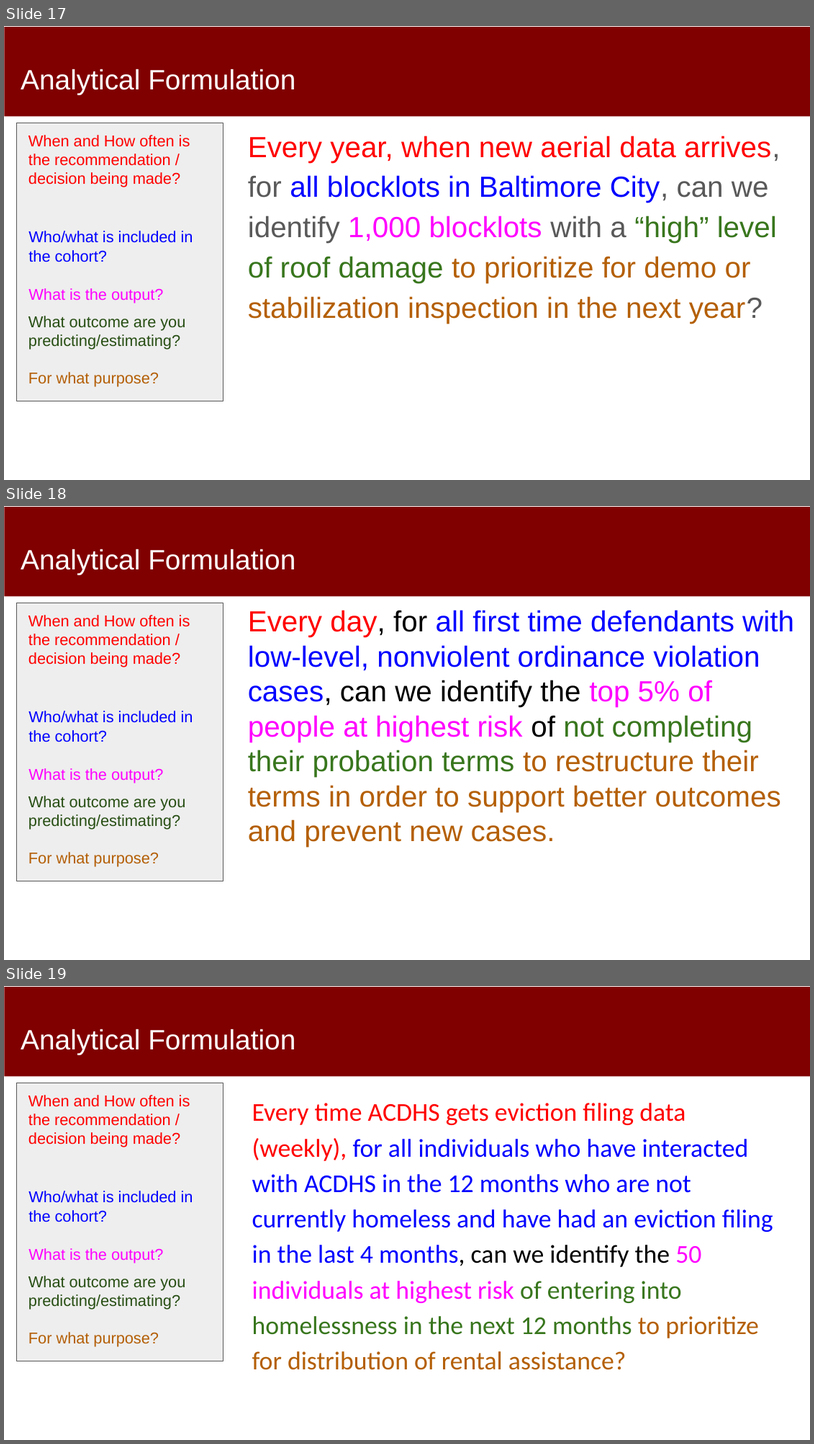
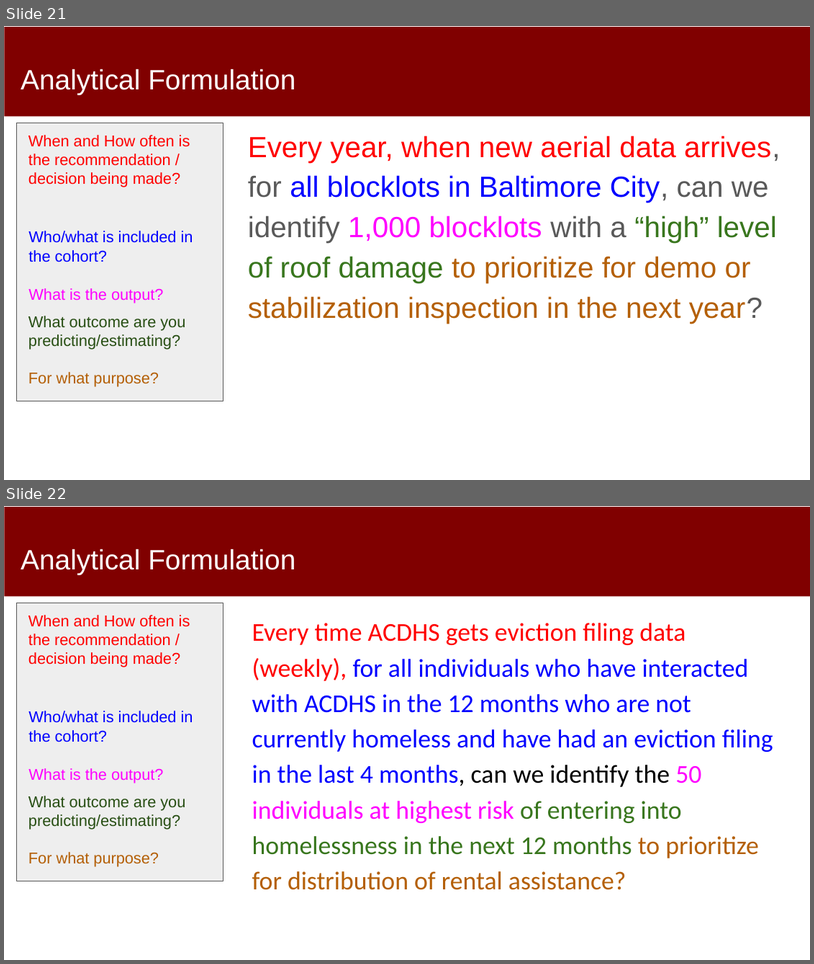
Before and after one commit to dssg/MLinPractice, a slide deck: Lectures/Lecture4-Formulation.pptx. Shown one above the other, each under a label of ours: slides 17, 18 and 19 before the commit, slides 21 and 22 after it. The pictures are 814x1444 and 814x964 pixels, drawn with LibreOffice and Linux fonts; fonts in the diff are those of the drawing. Boxes give left, top, right and bottom in pixels: in the first picture for what was removed or moved away, otherwise in the second. Text is boxed around its words. In the diff, an @@ line names an element or a change of style, - is before the commit and + after.

```diff
--- a/Lectures/Lecture4-Formulation.pptx
+++ b/Lectures/Lecture4-Formulation.pptx
@@ slide 18 removed at box(4, 506, 810, 960), background #FFFFFF; not listed: 1 template element that a slide beside it also shows @@
@@ title removed at box(21, 549, 296, 574) @@
-Analytical Formulation
@@ rectangle removed at box(17, 602, 224, 881) @@
@@ text removed at box(248, 610, 795, 847) @@
-Every day, for all first time defendants with low-level, nonviolent ordinance violation cases, can we identify the top 5% of people at highest risk of not completing their probation terms to restructure their terms in order to support better outcomes and prevent new cases.
@@ text removed at box(28, 615, 190, 667) @@
-When and How often is the recommendation / decision being made?
@@ text removed at box(28, 710, 193, 742) @@
-Who/what is included in the cohort?
@@ text removed at box(28, 768, 163, 783) @@
-What is the output?
@@ text removed at box(28, 795, 185, 867) @@
-What outcome are you predicting/estimating?
-For what purpose?
@@ what was slide 17 is now slide 21 @@
@@ what was slide 19 is now slide 22 @@
```
Also in this commit, not shown: 6 slides changed, 6 slides added, 1 other slide removed.
